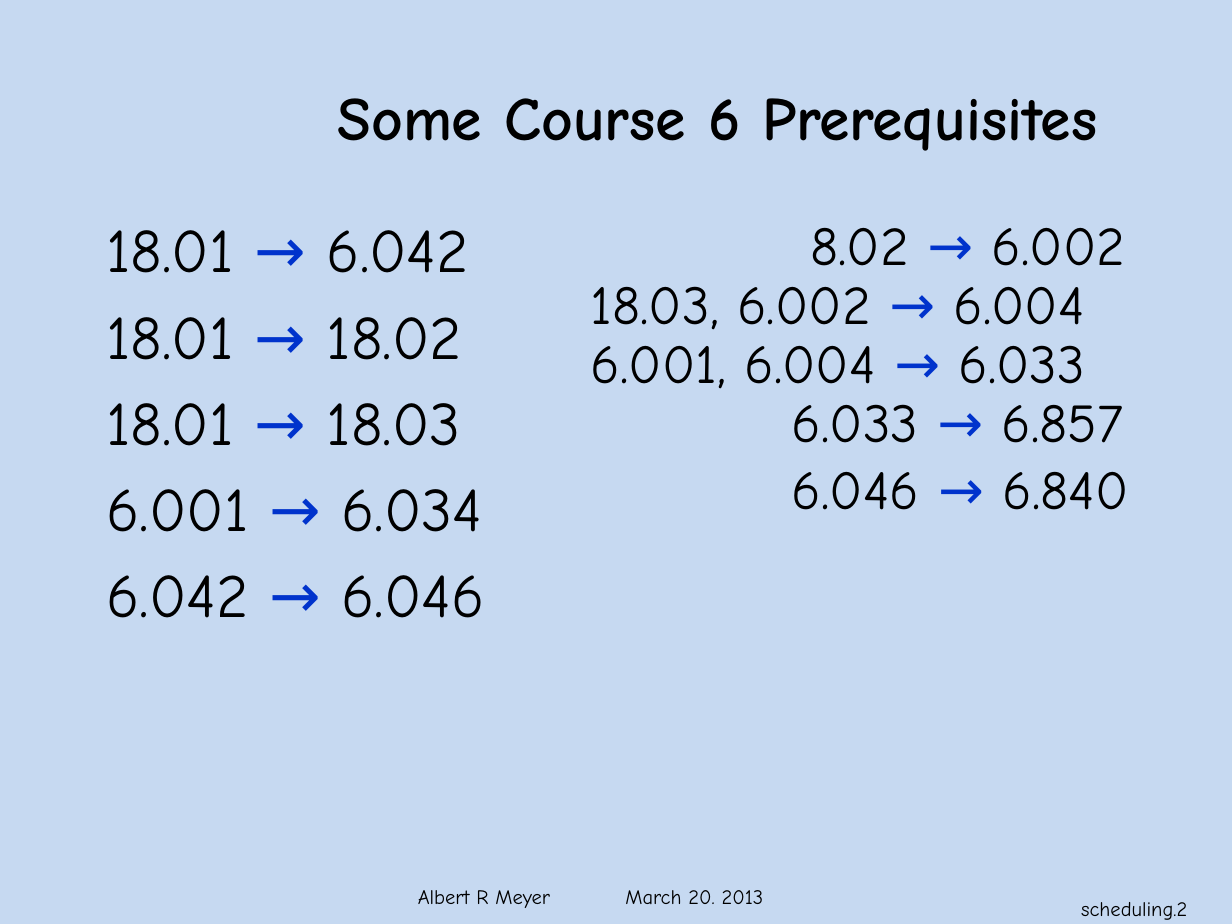
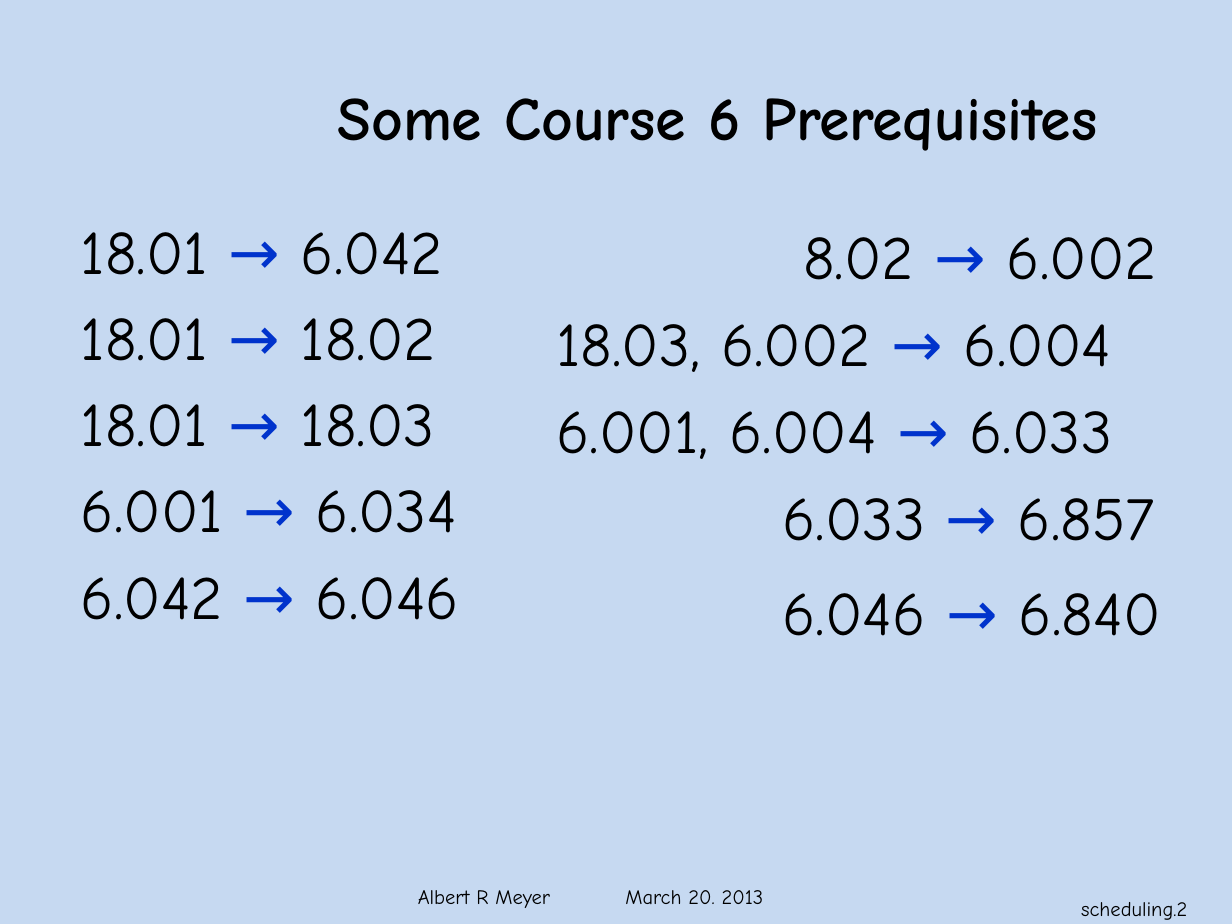
Before and after one commit to armeyer/mcs_web, a slide deck: slide 2 of spring13/slides13/scheduling.pptx. Drawn at 1232x924 pixels with LibreOffice and Linux fonts; fonts in the diff are those of the drawing; background and template pictures are left out. Boxes give left, top, right and bottom in pixels: in the first picture for what was removed or moved away, otherwise in the second. Text is boxed around its words. In the diff, an @@ line names an element or a change of style, - is before the commit and + after.

```diff
--- a/spring13/slides13/scheduling.pptx
+++ b/spring13/slides13/scheduling.pptx
@@ text "18.01 → 6.042": place and size @@
-text "18.01 → 6.042" at bbox=[106, 230, 485, 618]
+text "18.01 → 6.042" at bbox=[81, 232, 459, 620]
@@ text "8.02 → 6.002": place and size @@
-text "8.02 → 6.002" at bbox=[591, 228, 1128, 510]
+text "8.02 → 6.002" at bbox=[556, 237, 1161, 636]
@@ text "8.02 → 6.002" at bbox=[556, 237, 1161, 636]: size 32 to 36 pt; more space between paragraphs @@
```
Also in this commit, not shown: 11 other slides changed, 5 slides added.
